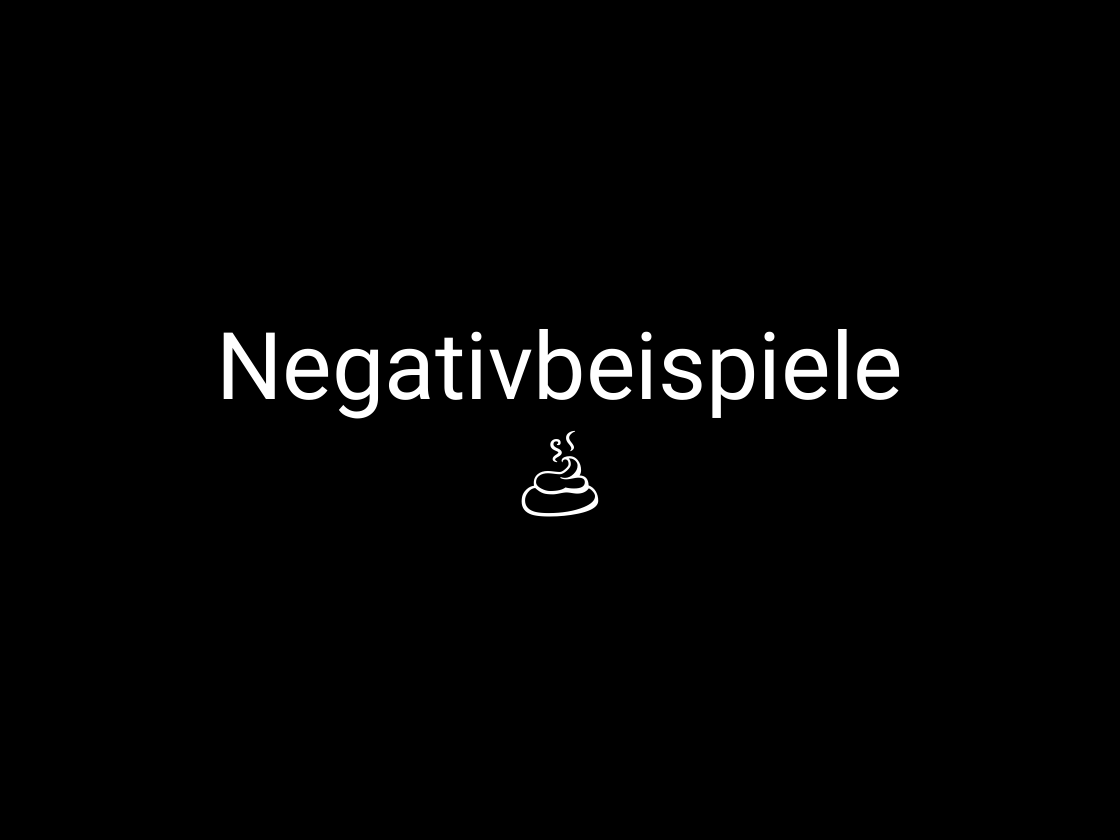
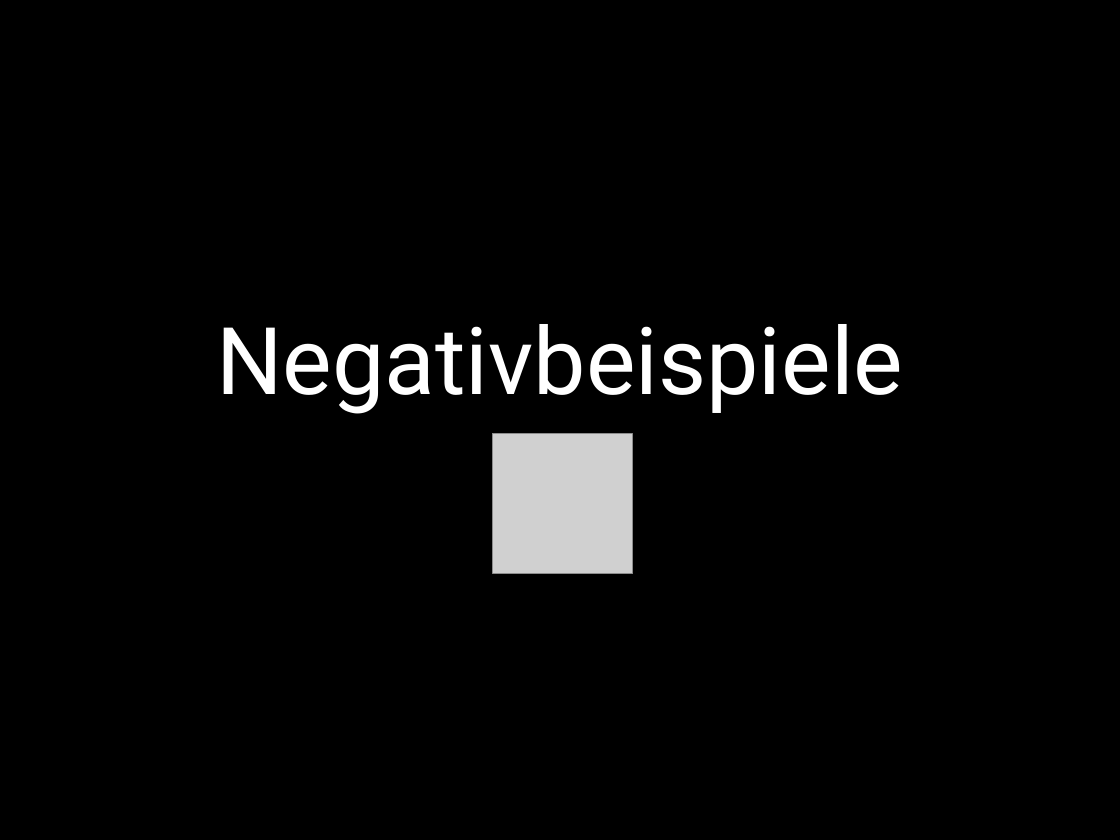
Before and after one commit to flipdot/cryptoparty, a slide deck: slide 6 of cryptoparty.odp. Drawn at 1120x840 pixels with LibreOffice and Linux fonts; fonts in the diff are those of the drawing; grey boxes stand for pictures. Boxes give left, top, right and bottom in pixels: in the first picture for what was removed or moved away, otherwise in the second. Text is boxed around its words. In the diff, an @@ line names an element or a change of style, - is before the commit and + after.

```diff
--- a/cryptoparty.odp
+++ b/cryptoparty.odp
@@ title at [216,324,903,414]: text changed @@
-Negativbeispiele
-💩
+Negativbeispiele
@@ picture added at [493,433,633,573] @@
```
Also in this commit, not shown: 1 other file.
